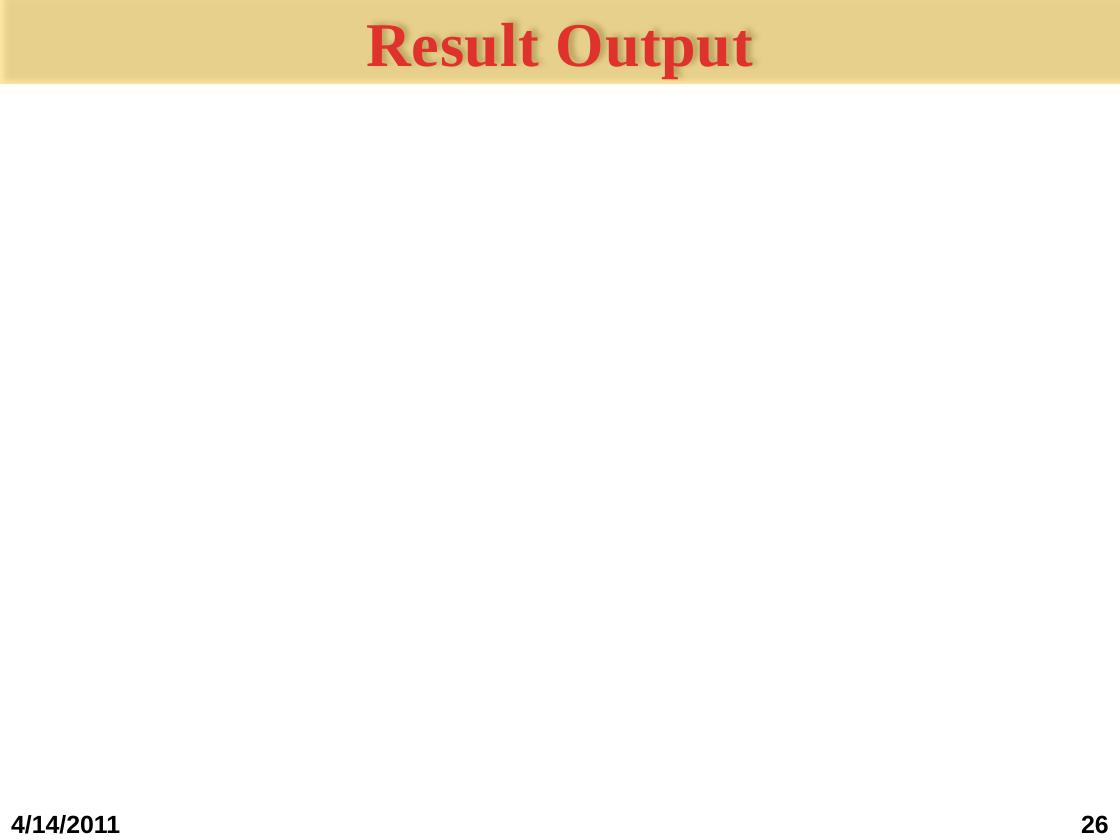
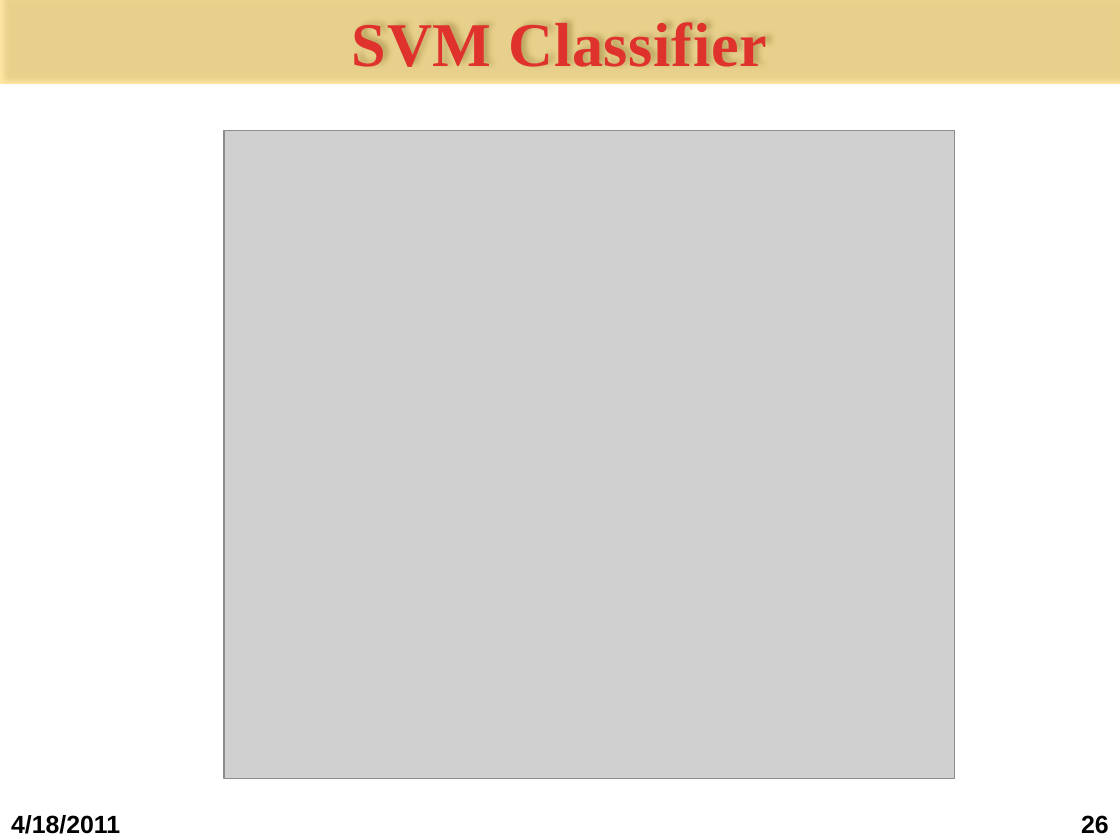
Before and after one commit to bomong/steganography-khtn-2011, a slide deck: slide 26 of Seminar cuoi ky/1.Bao cao/Slide bao cao.pptx. Drawn at 1120x840 pixels with LibreOffice and Linux fonts; fonts in the diff are those of the drawing; grey boxes stand for pictures; background and template pictures are left out. Boxes give left, top, right and bottom in pixels: in the first picture for what was removed or moved away, otherwise in the second. Text is boxed around its words. In the diff, an @@ line names an element or a change of style, - is before the commit and + after.

```diff
--- a/Seminar cuoi ky/1.Bao cao/Slide bao cao.pptx
+++ b/Seminar cuoi ky/1.Bao cao/Slide bao cao.pptx
@@ title at [352, 22, 768, 67]: text changed @@
-Result Output
+SVM Classifier
@@ picture added at [224, 131, 955, 778] @@
@@ text at [11, 815, 120, 834]: text changed @@
-4/14/2011
+4/18/2011
```
Also in this commit, not shown: 22 other slides changed, 1 slide added, 6 slides removed, 4 other files.
